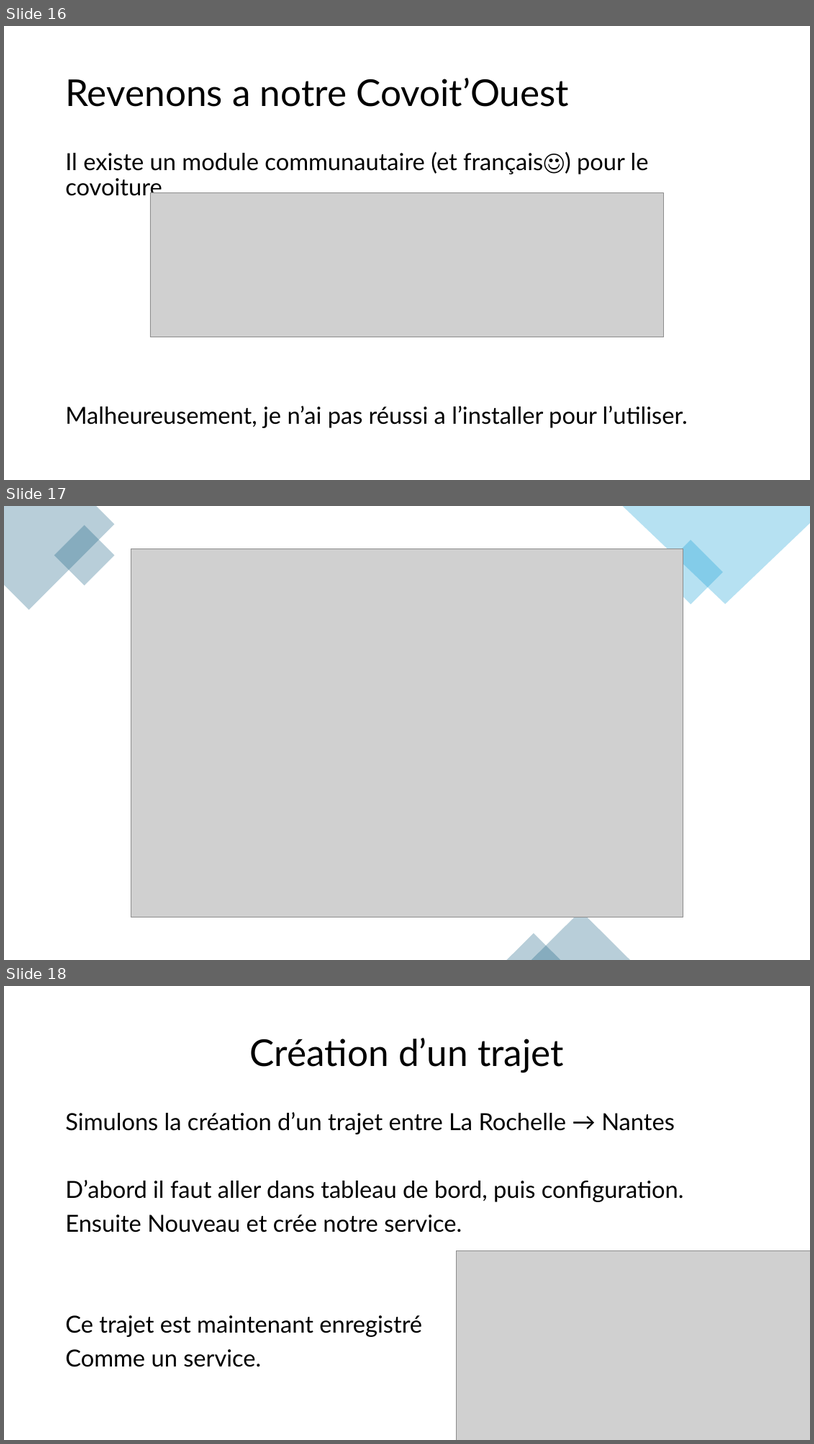
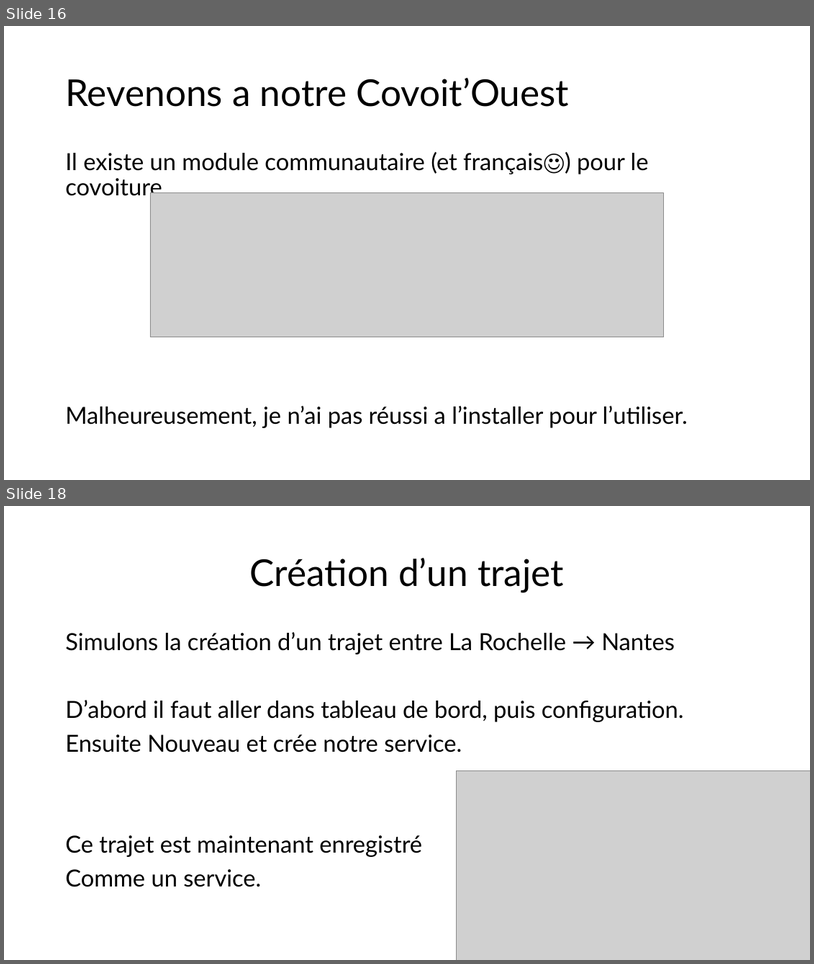
Before and after one commit to lilianmirabel/TPodoo, a slide deck: Bonus_Présentation_ODOO.pptx. Shown one above the other, each under a label of ours: slides 16, 17 and 18 before the commit, slides 16 and 18 after it; the slides between them are not shown. The pictures are 814x1444 and 814x964 pixels, drawn with LibreOffice and Linux fonts; fonts in the diff are those of the drawing; grey boxes stand for pictures. Boxes give left, top, right and bottom in pixels: in the first picture for what was removed or moved away, otherwise in the second. Text is boxed around its words. In the diff, an @@ line names an element or a change of style, - is before the commit and + after.

```diff
--- a/Bonus_Présentation_ODOO.pptx
+++ b/Bonus_Présentation_ODOO.pptx
@@ slide 17 removed at (4, 506, 810, 960), background #FFFFFF @@
@@ freeform shape removed at (4, 506, 115, 610) @@
@@ rectangle removed at (54, 525, 115, 586) @@
@@ freeform shape removed at (623, 506, 810, 604) @@
@@ picture removed at (131, 548, 684, 917) @@
@@ rectangle removed at (658, 540, 723, 605) @@
@@ triangle removed at (532, 911, 630, 960) @@
@@ triangle removed at (507, 933, 561, 960) @@
```
Also in this commit, not shown: 1 slide added, 1 other file.
